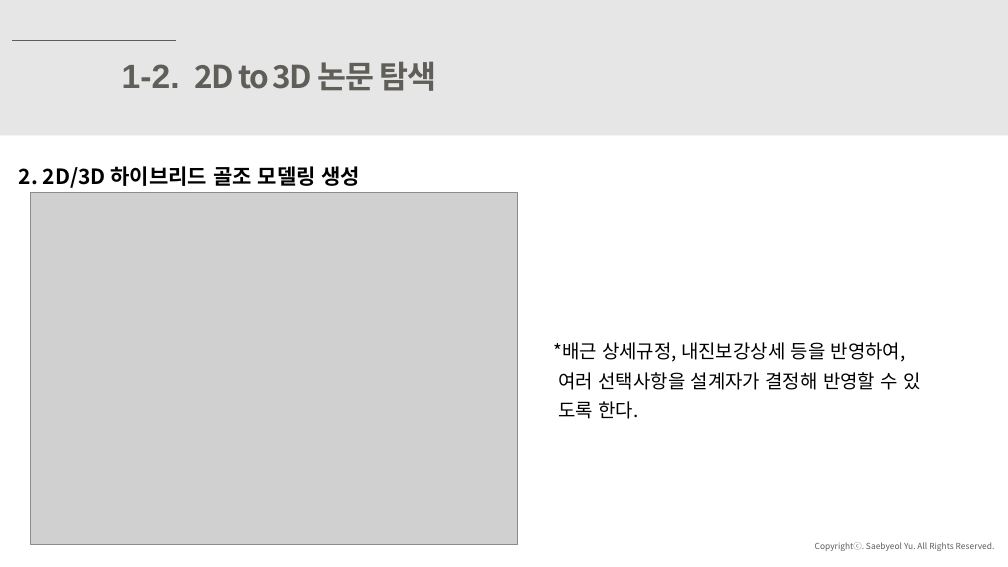
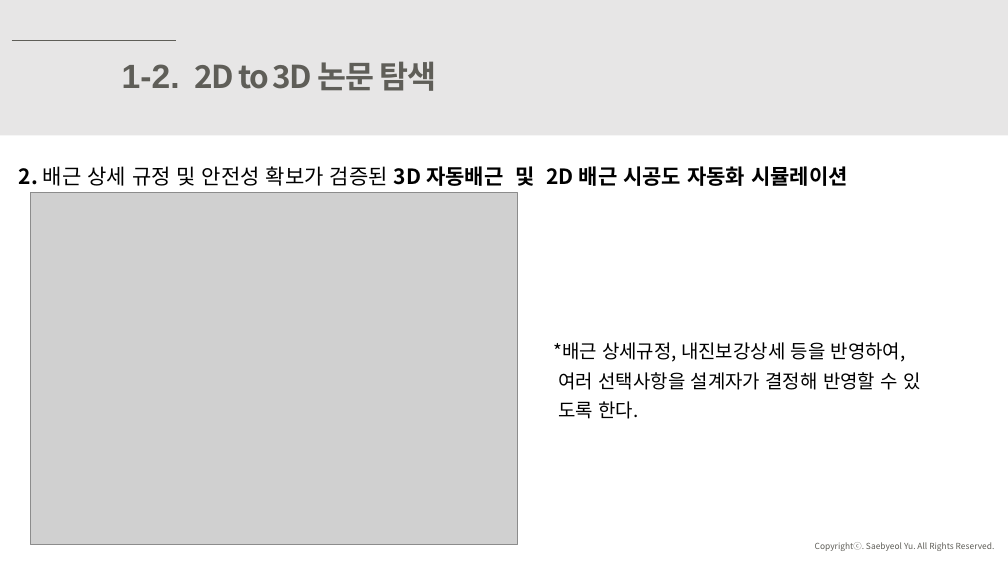
Before and after one commit to ssh6189/2022.03.18, a slide deck: slide 14 of 2022년 3월 18일 도면해석자동화.pptx. Drawn at 1008x567 pixels with LibreOffice and Linux fonts; fonts in the diff are those of the drawing; grey boxes stand for pictures. Boxes give left, top, right and bottom in pixels: in the first picture for what was removed or moved away, otherwise in the second. Text is boxed around its words. In the diff, an @@ line names an element or a change of style, - is before the commit and + after.

Commit message:
2022년 3월 18일

```diff
--- a/2022년 3월 18일 도면해석자동화.pptx
+++ b/2022년 3월 18일 도면해석자동화.pptx
@@ text at [19,166,848,186]: text changed @@
-2. 2D/3D 하이브리드 골조 모델링 생성
+2. 배근 상세 규정 및 안전성 확보가 검증된 3D 자동배근 및 2D 배근 시공도 자동화 시뮬레이션
```
